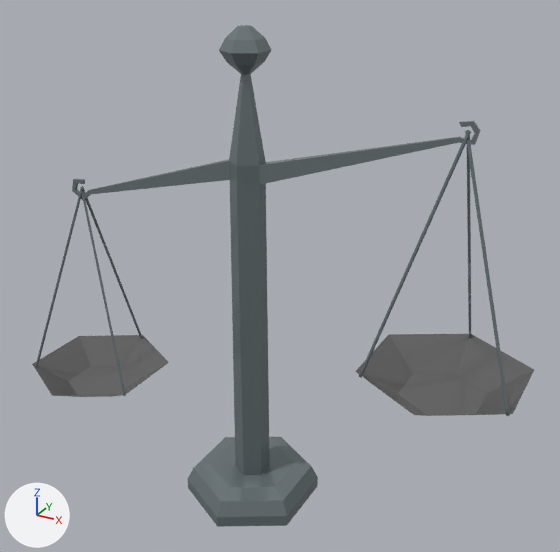
What one commit did to the FBX model Assets/@Game/Resources/Models/Environments/Env_Timbangan_01a.fbx.
Rendered twice from a 50 mm lens placed at (0.757, -1.246, 0.617), pointed at (0.05, 0.039, -0.026). Every picture has the same lights, and +X, +Y and +Z are marked at lower left.

In view in the first picture: 'Timbangan'.
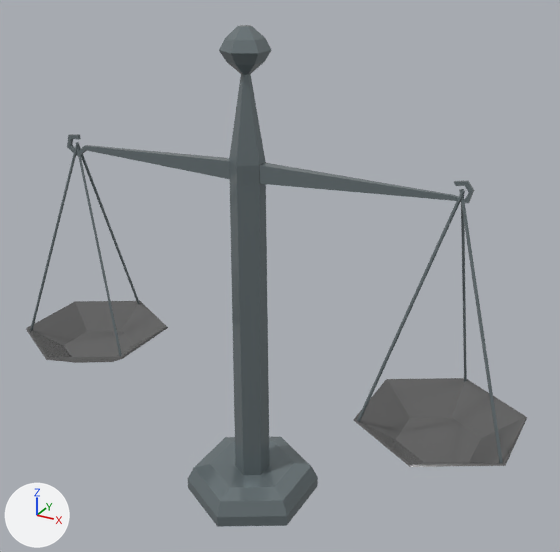
The change, as a list of edits to the scene's bpy script:
```text
Change me_timbangan:
    used by ob_timbangan; location = (0.0, 0.0, 0.0); rotation_euler = (1.571, 0.0, 0.0), in degrees (90, 0, 0); scale = (0.01, 0.01, 0.01)
    remove me_timbangan.from_pydata(...)  # 208 vertices, 170 faces; spans x -57.6..56.6, y -55.6..46.8, z -16.7..16.7
    add me_timbangan.from_pydata(...)  # 240 vertices, 198 faces; spans x -0.6..0.6, y -0.2..0.2, z -0.6..0.5
    me_timbangan part 1: the loose piece of 12 vertices spanning x 28.3..42.6, y -13.5..32.6, z -0.2..8.3 is scaled about its middle by (0.01, 0.00174, -0.0573), then moved by (-35.1, -9.6, -4.1)
    me_timbangan part 2: the loose piece of 12 vertices spanning x -43.8..-29.1, y -35.6..10.4, z -0.5..8.0 is scaled about its middle by (0.00998, 0.00174, -0.0578), then moved by (36.9, 12.6, -3.8)
    me_timbangan part 3: the loose piece of 12 vertices spanning x 41.8..42.6, y -13.5..32.6, z -16.4..0.2 is scaled about its middle by (0.01, -0.00349, 0.0286), then moved by (-41.8, -9.5, 8.1)
    me_timbangan part 4: the loose piece of 12 vertices spanning x 41.5..56.1, y -13.4..32.6, z -0.5..8.0 is scaled about its middle by (-0.00979, 0.00176, -0.0575), then moved by (-49.3, -9.6, -3.8)
    me_timbangan part 5: the loose piece of 12 vertices spanning x -56.9..-42.6, y -35.7..10.4, z -0.2..8.4 is scaled about its middle by (-0.0102, 0.00172, -0.0568), then moved by (49.4, 12.6, -4.1)
    me_timbangan part 6: the loose piece of 12 vertices spanning x -43.5..-42.7, y -35.7..10.4, z -16.4..0.2 is scaled about its middle by (0.01, -0.00349, 0.0286), then moved by (42.7, 12.7, 8.0)
    me_timbangan part 7: a new loose piece of 72 vertices spanning x -0.1..0.1, y -0.2..0.2, z -0.6..0.5
    me_timbangan part 8: a new loose piece of 24 vertices spanning x -0.6..-0.3, y -0.2..0.2, z -0.3..-0.2, in mat_besi_timbangan (dark grey #6c6c6c)
    me_timbangan part 9: a new loose piece of 24 vertices spanning x 0.0..0.4, y 0.0, z 0.2, in mat_besi (grey #788386)
    me_timbangan part 10: a new loose piece of 24 vertices spanning x -0.5..0.0, y 0.0, z 0.2, in mat_besi (grey #788386)
    me_timbangan part 11: a new loose piece of 24 vertices spanning x 0.3..0.6, y -0.2..0.2, z -0.3..-0.2, in mat_besi_timbangan (dark grey #6c6c6c)
    me_timbangan part 12: the loose piece of 12 vertices spanning x -57.6..-28.6, y -39.6..-34.6, z -16.7..16.7 is deleted
    me_timbangan part 13: the loose piece of 12 vertices spanning x 27.7..56.6, y -17.4..-12.4, z -16.7..16.7 is deleted
Change ob_timbangan:
    ob_timbangan.rotation_euler: (1.571, 0.0, 0.0) -> (0.0, 0.0, 0.0)  # degrees (90, 0, 0) -> degrees (0, 0, 0)
    ob_timbangan.scale: (0.01, 0.01, 0.01) -> (1.0, 1.0, 1.0)
```

Changed parts and their boxes (x1, y1, x2, y2) in the pictures (560 x 552 px; the box of a moved part takes in the faces that stretch with it):
'Timbangan', reshaped, turned, rescaled: before (32, 25, 534, 527); after (26, 25, 527, 527)
part 1 of me_timbangan, moved or reshaped: before (359, 131, 471, 378); after (357, 190, 465, 422)
part 2 of me_timbangan, moved or reshaped: before (80, 187, 126, 396); after (459, 189, 503, 463)
part 3 of me_timbangan, moved or reshaped: before (467, 130, 471, 339); after (461, 189, 467, 382)
part 4 of me_timbangan, moved or reshaped: before (465, 130, 510, 416); after (30, 143, 79, 331)
part 5 of me_timbangan, moved or reshaped: before (36, 187, 84, 367); after (77, 142, 122, 356)
part 6 of me_timbangan, moved or reshaped: before (82, 186, 142, 339); after (78, 142, 140, 304)
part 7 of me_timbangan, added: after (188, 25, 318, 527)
part 8 of me_timbangan, added: after (26, 301, 168, 363)
part 9 of me_timbangan, added: after (260, 163, 474, 203)
part 10 of me_timbangan, added: after (67, 134, 230, 179)
part 11 of me_timbangan, added: after (353, 378, 527, 467)
part 12 of me_timbangan, deleted: before (32, 335, 169, 397)
part 13 of me_timbangan, deleted: before (355, 334, 534, 416)
